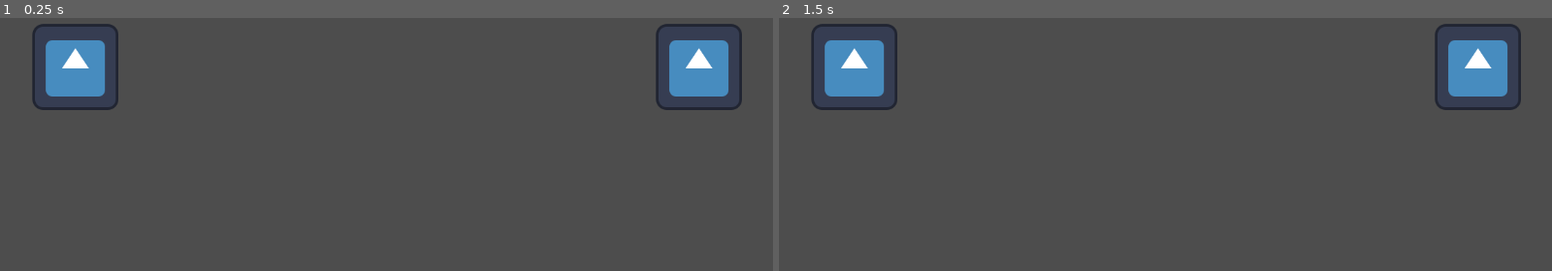
Above: before the commit, frames 1-2 (left to right).
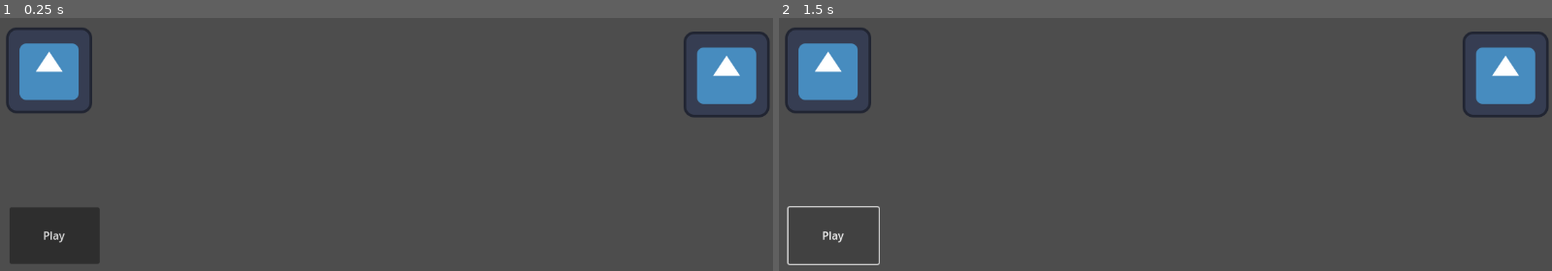
Above: after the commit, the same moments.

Repository: Routund/Mount_Belforte
Game: Godot game, scene res://Battle.tscn
Same seed, same stepped clock (60 frames per second), same inputs: the game is played once before the commit and once after it. This scene is started directly instead of the project's main scene. The engine's default icon, where the game draws it, is replaced by a stand-in: a white triangle on a blue panel in a dark square.
Inputs (mouse positions are in pixels of both pictures, inside the frame that each line leads up to):
- Up to frame 1 (0.25 s): no input
- Up to frame 2 (1.5 s): click (833, 235) at 0.5 s, where only the run after the commit has a clickable "Play"; click (833, 235) at 1.25 s, where only the run after the commit has a clickable "Play"

The runs differ from the first frame. In frame 1, 8.0% of the frame differs, in the area x 0-100%, y 2-97%; in frame 2, 5.7%.

Commit message:
Started battle manager added function array for cards added basic card logic for each different type of card started work on card_instance logic

Diff:
--- a/Battle.tscn
+++ b/Battle.tscn
@@ -1,15 +1,24 @@
-[gd_scene load_steps=2 format=3 uid="uid://dbsuwd8byrsrk"]
+[gd_scene load_steps=3 format=3 uid="uid://uk07hjo5epu4"]
 
 [ext_resource type="Texture2D" uid="uid://b5ihyqj52x60r" path="res://icon.svg" id="1_j3o4b"]
+[ext_resource type="Script" path="res://battle_manager.gd" id="2_s0u54"]
 
 [node name="Node2D" type="Node2D"]
 
 [node name="Enemy" type="Sprite2D" parent="."]
-position = Vector2(115, 340)
+position = Vector2(76, 345)
 texture = ExtResource("1_j3o4b")
 
 [node name="Player" type="Sprite2D" parent="."]
-position = Vector2(1042, 340)
+position = Vector2(1083, 351)
 texture = ExtResource("1_j3o4b")
 
 [node name="CardManager" type="Node2D" parent="."]
+script = ExtResource("2_s0u54")
+
+[node name="Button" type="Button" parent="CardManager"]
+offset_left = 17.0
+offset_top = 549.0
+offset_right = 151.0
+offset_bottom = 633.0
+text = "Play"
--- /dev/null
+++ b/Card.gd
@@ -0,0 +1,23 @@
+extends TextureButton
+
+var card_id=0
+var queue_pos=0
+var queued = false
+
+signal queue_card(card:int)
+signal dequeue_card(pos:int)
+
+var is_button_pressed = false
+
+# Called every frame. 'delta' is the elapsed time since the previous frame.
+func _process(_delta):
+	if is_button_pressed and not is_pressed():
+		is_button_pressed = false
+		if queued:
+			dequeue_card.emit(queue_pos)
+		else:
+			queue_card.emit(card_id)
+
+	elif is_pressed() and not is_button_pressed:
+		# Button is pressed for the first time
+		is_button_pressed = true
--- a/CardManager.gd
+++ /dev/null
@@ -1,11 +0,0 @@
-extends Node2D
-
-
-# Called when the node enters the scene tree for the first time.
-func _ready():
-	pass # Replace with function body.
-
-
-# Called every frame. 'delta' is the elapsed time since the previous frame.
-func _process(delta):
-	pass
--- /dev/null
+++ b/battle_manager.gd
@@ -0,0 +1,37 @@
+extends Node2D
+
+var player_health = 200
+var enemy_health = 200
+
+var deck = [0,1,2,3]
+var hand = []
+var queue = []
+var card_funcs = [slash(),heal(),block(),run()]
+
+
+var is_blocking = false
+# Called when the node enters the scene tree for the first time.
+func _ready():
+	pass # Replace with function body.
+
+
+# Called every frame. 'delta' is the elapsed time since the previous frame.
+func _process(delta):
+	pass
+
+# All card functions
+func slash():
+	enemy_health-=70
+func heal():
+	# Make sure player doesnt overheal
+	player_health=min(player_health+50,200)
+func block():
+	is_blocking=true
+func run():
+	return true
+
+# Pick random card from deck, then add it to hand and remove from deck
+func draw():
+	var chosen_index=randi_range(0,len(deck))
+	hand.append((deck[chosen_index]))
+	deck.pop_at(chosen_index)
--- /dev/null
+++ b/card_instance.tscn
@@ -0,0 +1,15 @@
+[gd_scene load_steps=3 format=3 uid="uid://cg7ii38t3bmxx"]
+
+[ext_resource type="Texture2D" uid="uid://b5ihyqj52x60r" path="res://icon.svg" id="1_14jwp"]
+[ext_resource type="Script" path="res://Card.gd" id="2_u5urt"]
+
+[node name="CardInstance" type="Node2D"]
+
+[node name="TextureButton" type="TextureButton" parent="."]
+offset_left = 1.0
+offset_top = 3.0
+offset_right = 295.0
+offset_bottom = 380.0
+texture_normal = ExtResource("1_14jwp")
+stretch_mode = 0
+script = ExtResource("2_u5urt")
